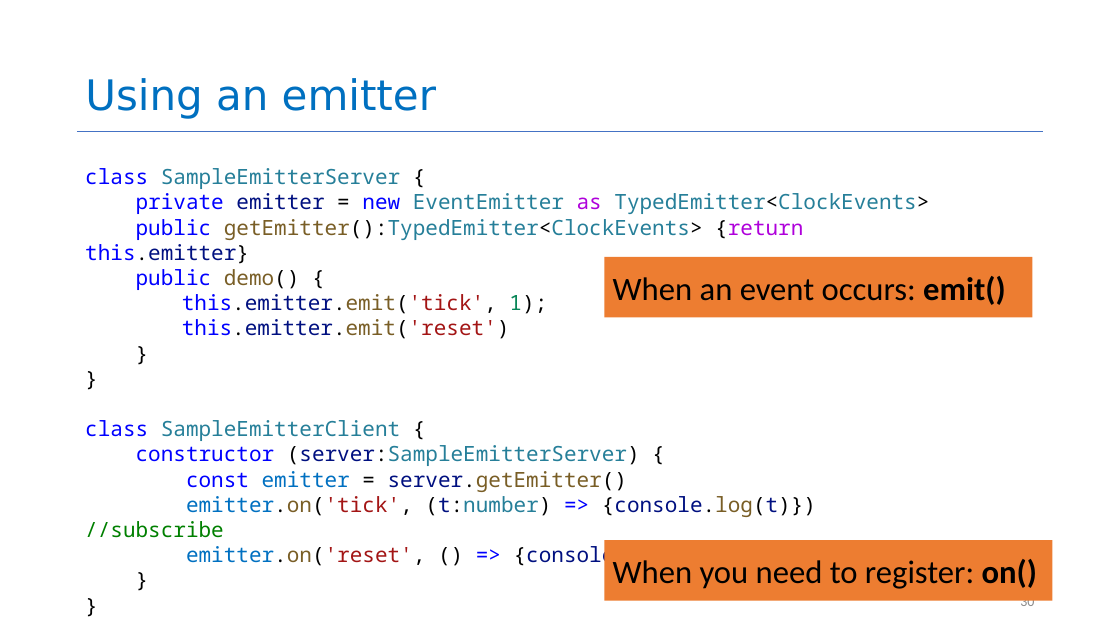
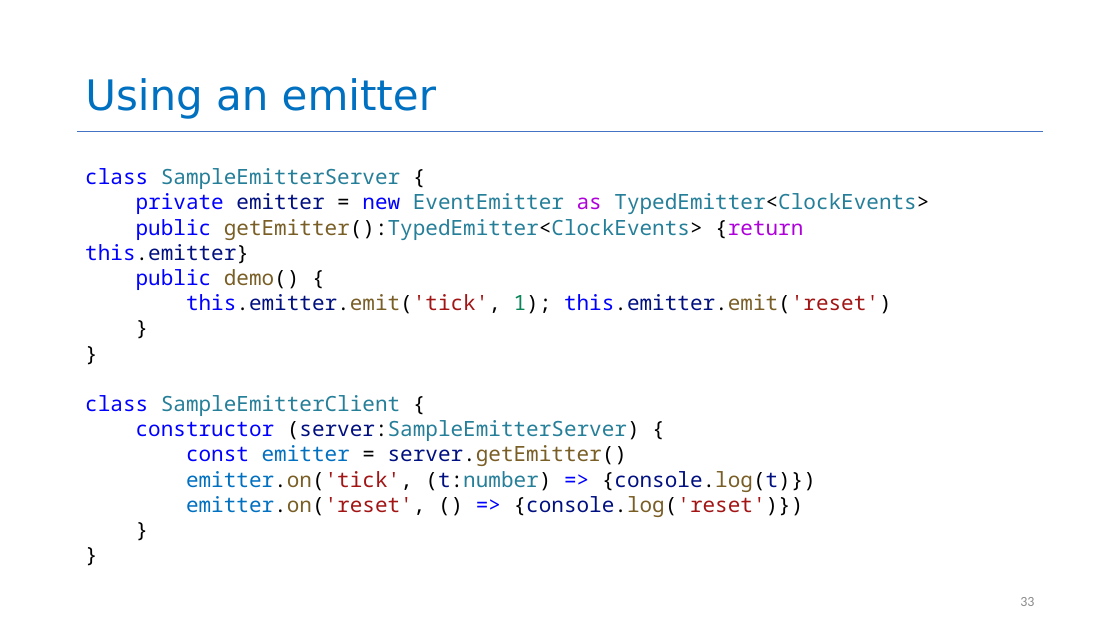
Before and after one commit to neu-se/CS4530-Spring-2025, a slide deck: slide 33 of Slides/Module 05 Interaction-Level Design Patterns.pptx (slide 30 before the commit). Drawn at 1120x630 pixels with LibreOffice and Linux fonts; fonts in the diff are those of the drawing. Boxes give left, top, right and bottom in pixels: in the first picture for what was removed or moved away, otherwise in the second. Text is boxed around its words. In the diff, an @@ line names an element or a change of style, - is before the commit and + after.

```diff
--- a/Slides/Module 05 Interaction-Level Design Patterns.pptx
+++ b/Slides/Module 05 Interaction-Level Design Patterns.pptx
@@ rectangle removed at box(604, 257, 1033, 318) @@
-When an event occurs: emit()
@@ text at box(186, 471, 816, 492): text changed @@
-emitter.on('tick', (t:number) => {console.log(t)}) //subscribe
+emitter.on('tick', (t:number) => {console.log(t)})
@@ rectangle removed at box(604, 540, 1052, 601) @@
-When you need to register: on()
@@ page number at box(1020, 597, 1034, 606): text changed @@
-30
+33
```
Also in this commit, not shown: 20 other slides changed, 2 slides added, 3 slides removed, 1 other file.
